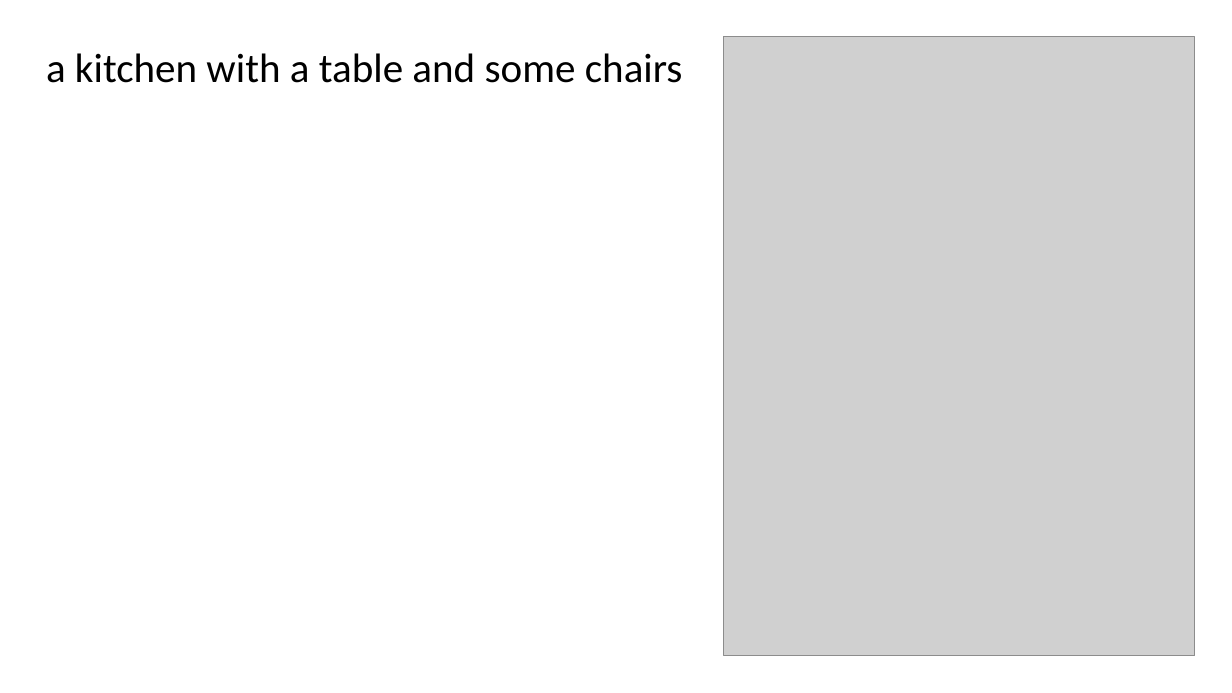
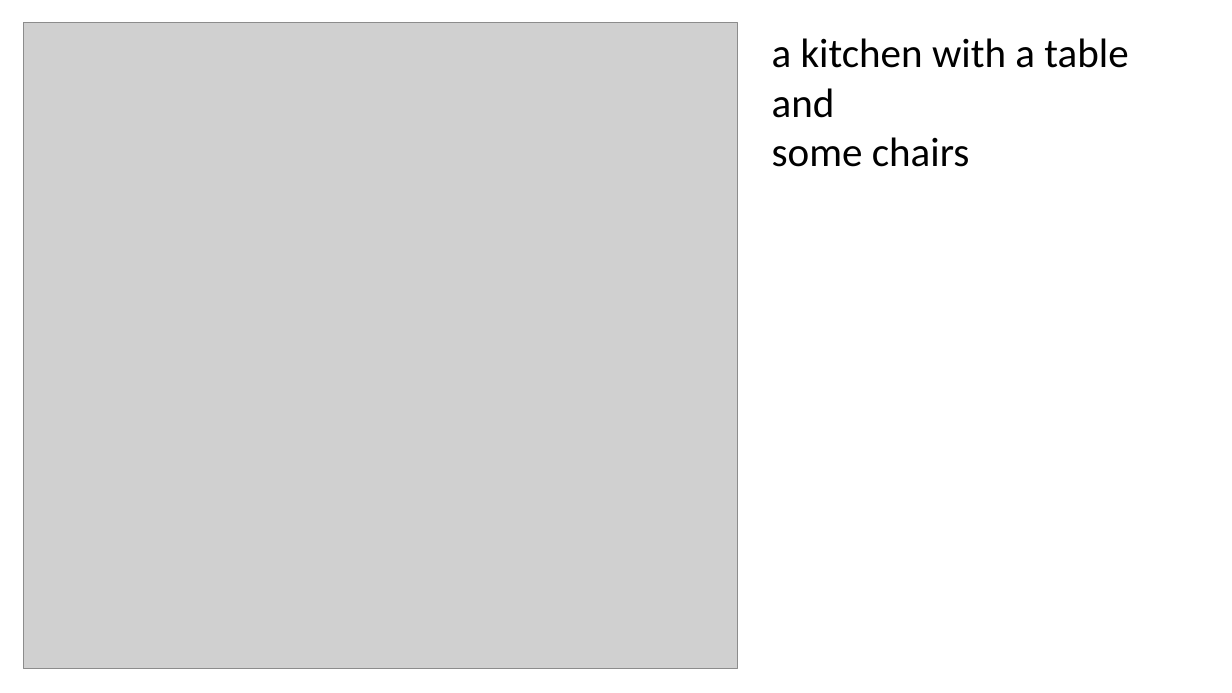
Before and after one commit to kozmojor/Instruction-Slide-Editing, a slide deck: slide 10 of coco_relayout_out.pptx (slide 13 before the commit). Drawn at 1232x693 pixels with LibreOffice and Linux fonts; fonts in the diff are those of the drawing; grey boxes stand for pictures. Boxes give left, top, right and bottom in pixels: in the first picture for what was removed or moved away, otherwise in the second. Text is boxed around its words. In the diff, an @@ line names an element or a change of style, - is before the commit and + after.

```diff
--- a/coco_relayout_out.pptx
+++ b/coco_relayout_out.pptx
@@ picture: place and size @@
-picture at [724,37,1195,656]
+picture at [23,22,738,669]
@@ text at [772,38,1128,167]: text changed @@
-a kitchen with a table and some chairs
+a kitchen with a table and
+some chairs
```
Also in this commit, not shown: 19 other slides changed, 8 other files.
